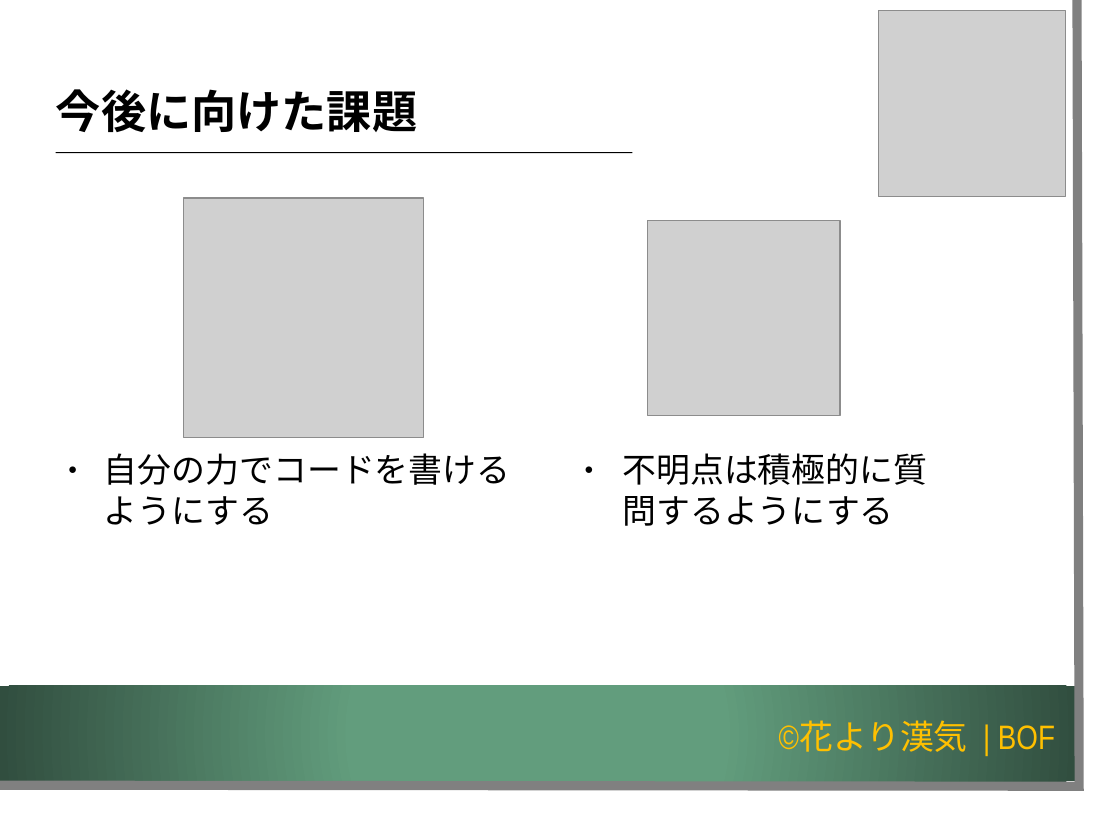
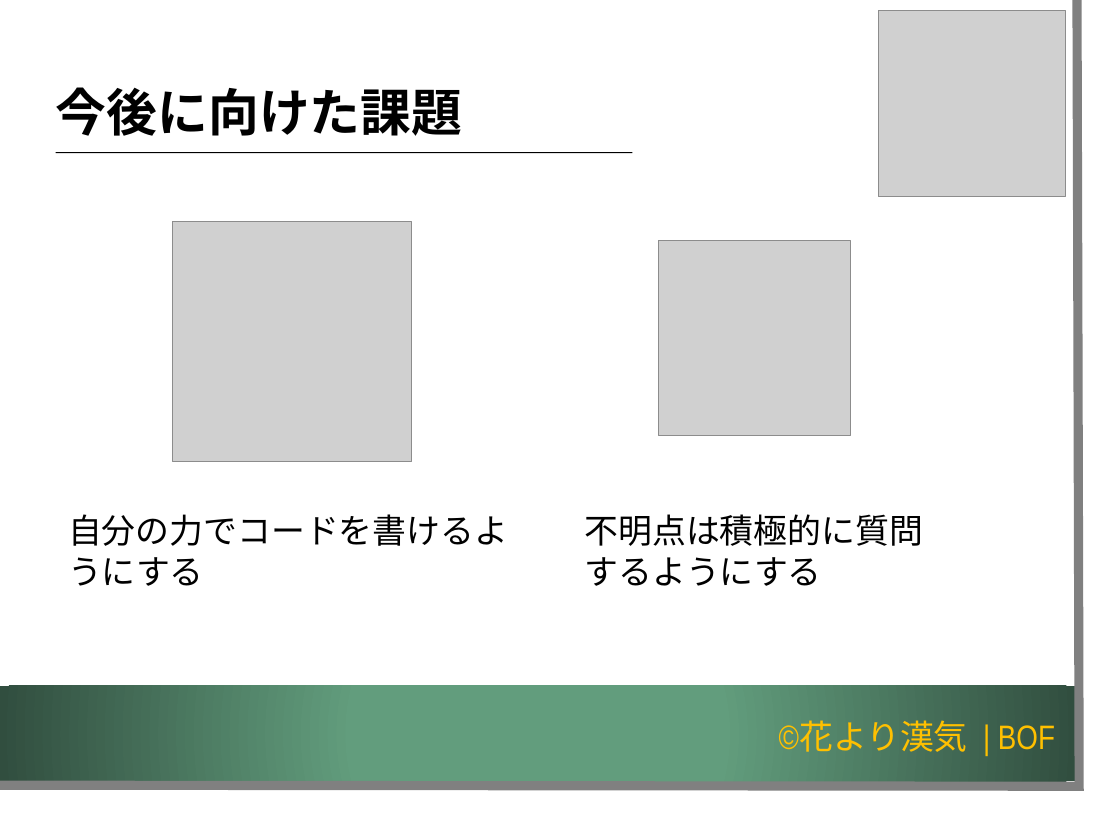
Before and after one commit to K-MIGTA/hanayoriRepo, a slide deck: slide 26 of 成果報告会_発表用スライド_チーム開発演習編集版_1.2.pptx. Drawn at 1120x840 pixels with LibreOffice and Linux fonts; fonts in the diff are those of the drawing; grey boxes stand for pictures; background and template pictures are left out. Boxes give left, top, right and bottom in pixels: in the first picture for what was removed or moved away, otherwise in the second. Text is boxed around its words. In the diff, an @@ line names an element or a change of style, - is before the commit and + after.

```diff
--- a/成果報告会_発表用スライド_チーム開発演習編集版_1.2.pptx
+++ b/成果報告会_発表用スライド_チーム開発演習編集版_1.2.pptx
@@ text "今後に向けた課題" at (x1=56, y1=87, x2=462, y2=136): size 32 to 36 pt @@
@@ text "自分の力でコードを書けるようにする" at (x1=68, y1=514, x2=508, y2=586): bullet ● to none @@
@@ text "不明点は積極的に質問するようにする" at (x1=584, y1=514, x2=923, y2=586): bullet ● to none @@
@@ picture moved from (x1=184, y1=198, x2=424, y2=438) to (x1=172, y1=222, x2=412, y2=461) @@
@@ picture moved from (x1=648, y1=221, x2=841, y2=416) to (x1=659, y1=241, x2=851, y2=436) @@
```
Also in this commit, not shown: 29 other slides changed, 2 slides removed.
